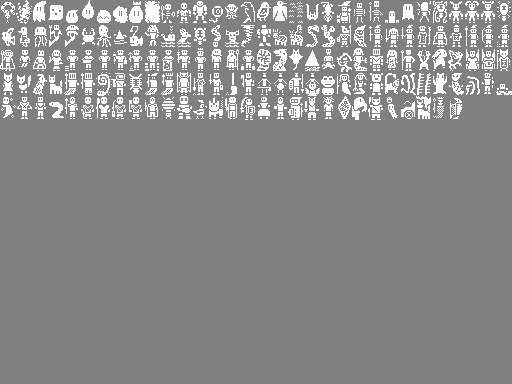
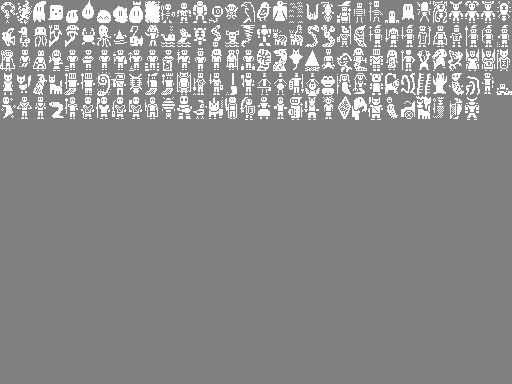
Revision of a layered 512x384 image; what changed, layer by layer:
painted on "Background" over [387, 97, 479, 120]
